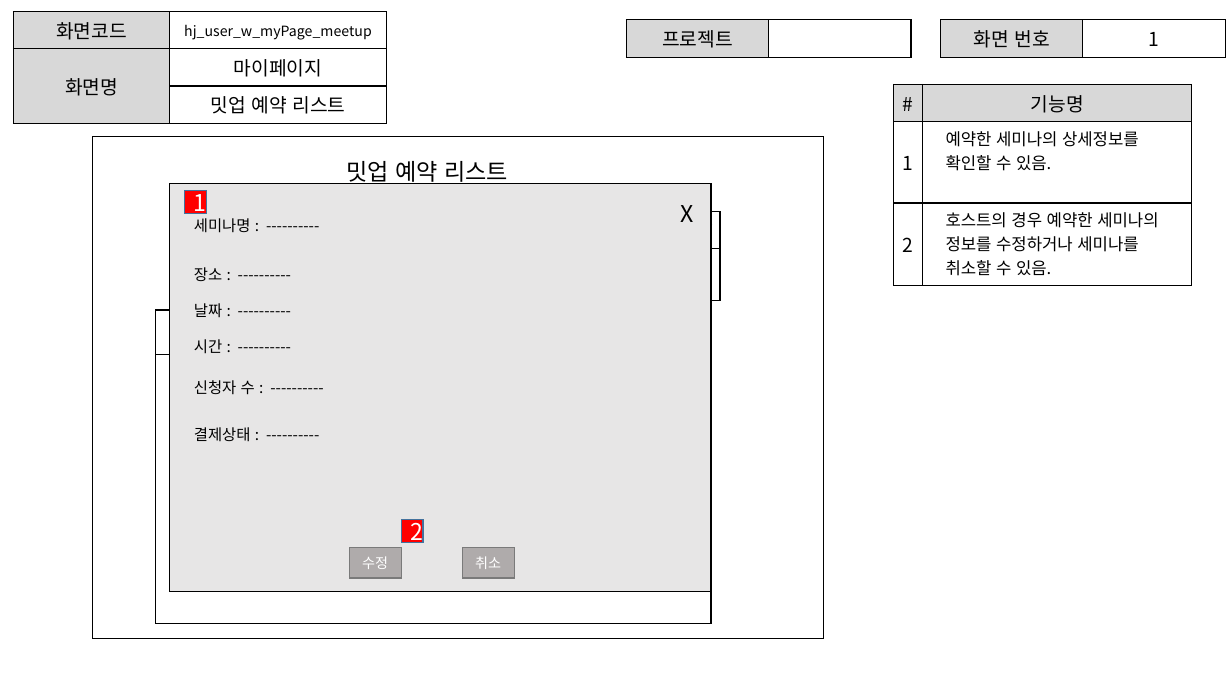
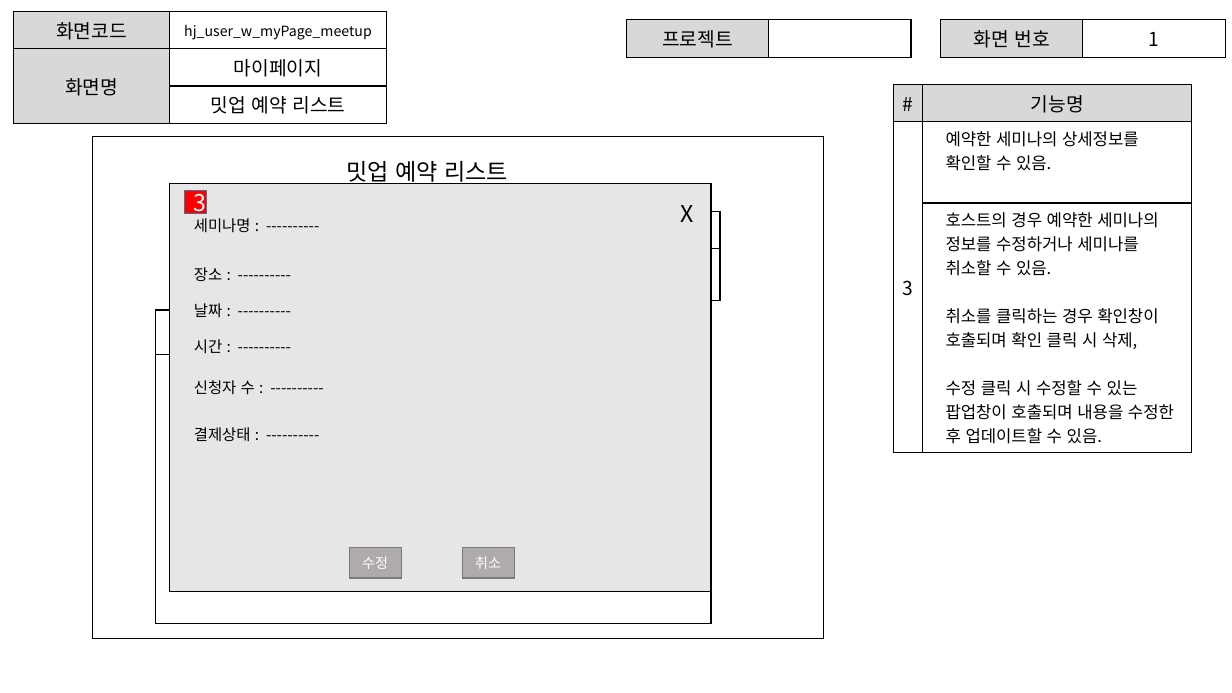
Before and after one commit to ezenteam2/e-Zone, a slide deck: slide 16 of 0 발표용 파워포인트/project05 - 파워포인트 종합 - 형준.pptx. Drawn at 1232x693 pixels with LibreOffice and Linux fonts; fonts in the diff are those of the drawing. Boxes give left, top, right and bottom in pixels: in the first picture for what was removed or moved away, otherwise in the second. Text is boxed around its words. In the diff, an @@ line names an element or a change of style, - is before the commit and + after.

```diff
--- a/0 발표용 파워포인트/project05 - 파워포인트 종합 - 형준.pptx
+++ b/0 발표용 파워포인트/project05 - 파워포인트 종합 - 형준.pptx
@@ table at box(894, 85, 1192, 448) @@
-row 2, column 1: 1
+row 2, column 1: 3
-row 3, column 1: 2
+row 3, column 1: 
-row 3, column 2: 호스트의 경우 예약한 세미나의 정보를 수정하거나 세미나를 취소할 수 있음.
+row 3, column 2: 호스트의 경우 예약한 세미나의 정보를 수정하거나 세미나를 취소할 수 있음. / 취소를 클릭하는 경우 확인창이 호출되며 확인 클릭 시 삭제, / 수정 클릭 시 수정할 수 있는 팝업창이 호출되며 내용을 수정한 후 업데이트할 수 있음.
@@ text in rectangle at box(194, 187, 207, 216): text changed @@
-1
+3
@@ rectangle removed at box(401, 519, 423, 543) @@
-2
```
Also in this commit, not shown: 8 other slides changed, 6 other files.
